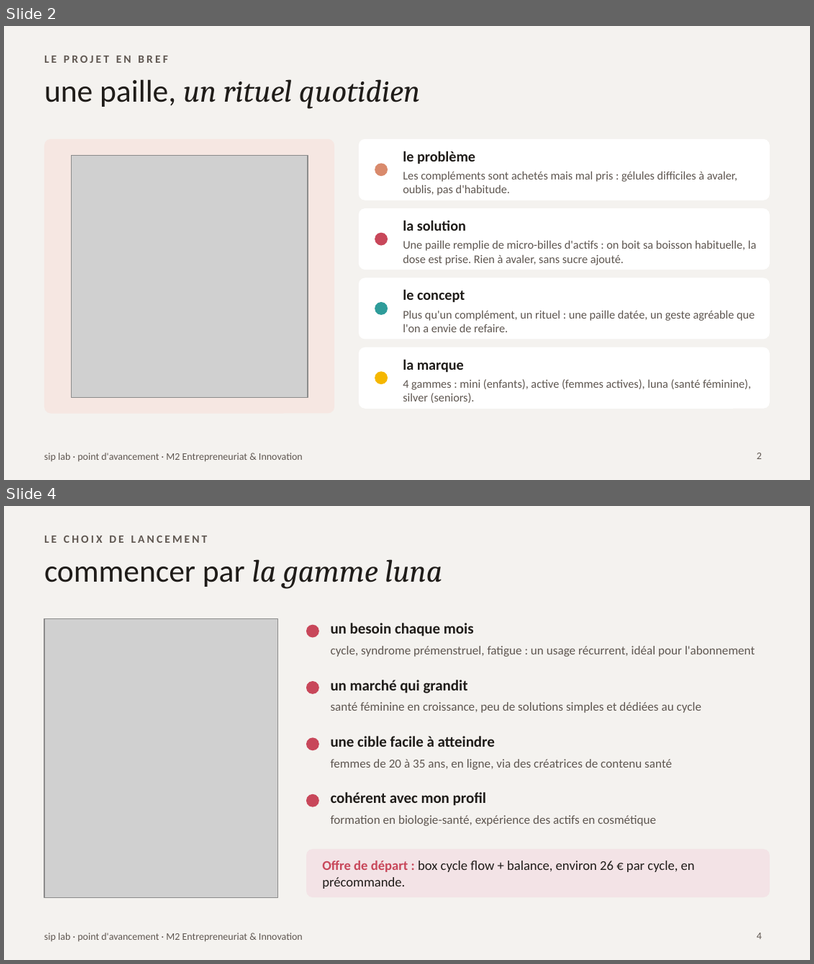
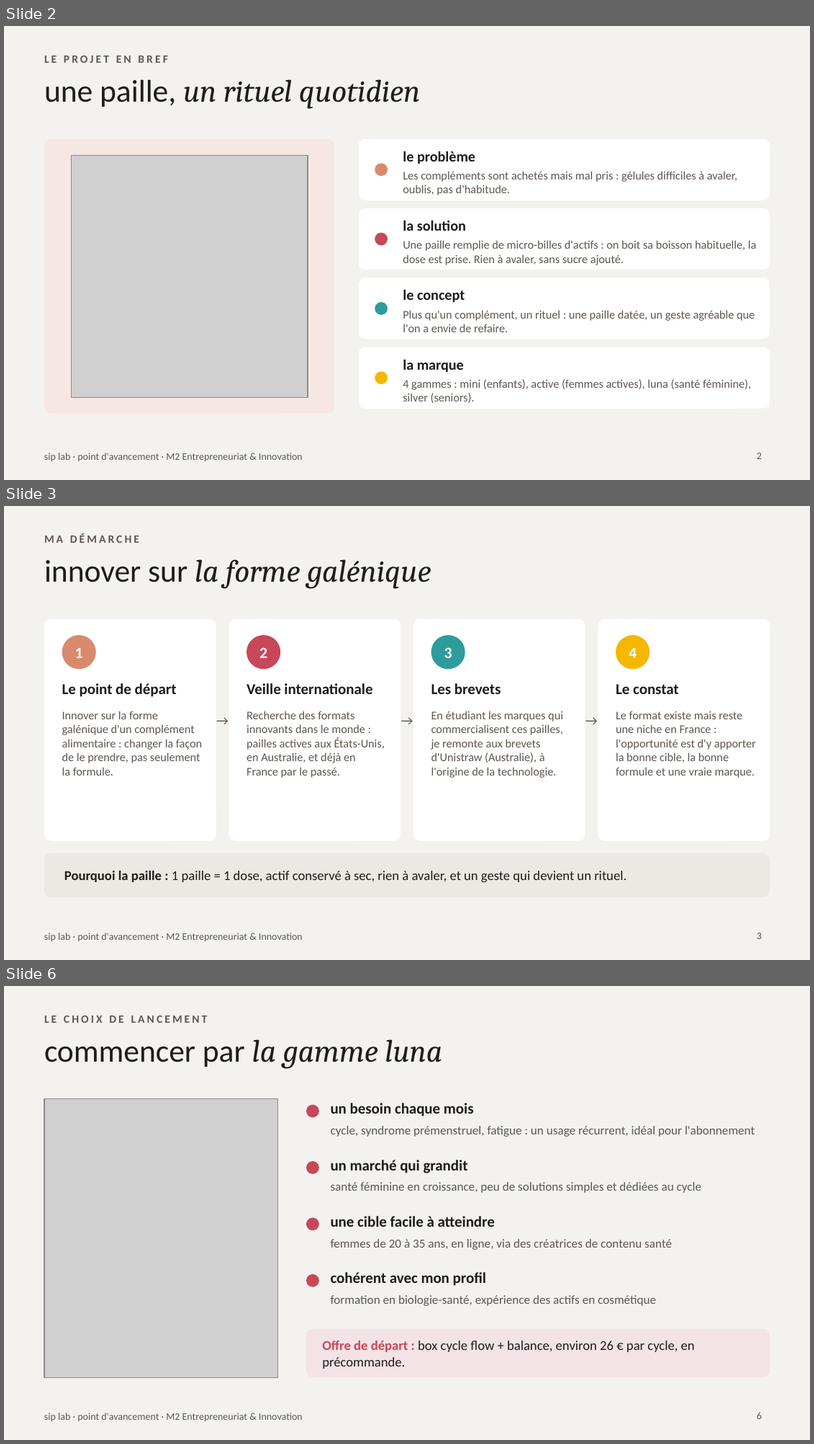
Before and after one commit to nisrine-max/mon-sitee, a slide deck: pitch/siplab-point-avancement-FR.pptx. Shown one above the other, each under a label of ours: slides 2 and 4 before the commit, slides 2, 3 and 6 after it; the slides between them are not shown. The pictures are 814x964 and 814x1444 pixels, drawn with LibreOffice and Linux fonts; fonts in the diff are those of the drawing; grey boxes stand for pictures. Boxes give left, top, right and bottom in pixels: in the first picture for what was removed or moved away, otherwise in the second. Text is boxed around its words. In the diff, an @@ line names an element or a change of style, - is before the commit and + after.

```diff
--- a/pitch/siplab-point-avancement-FR.pptx
+++ b/pitch/siplab-point-avancement-FR.pptx
@@ slide 3 added at (x1=4, y1=506, x2=810, y2=960), background #F4F2EF; not listed: 1 template element that a slide beside it also shows @@
@@ text added at (x1=44, y1=533, x2=139, y2=543), 10 pt, text #5E5650, bold @@
+MA DÉMARCHE
@@ title added at (x1=44, y1=559, x2=431, y2=589), 28 pt, text #1F1C19, italic @@
+innover sur la forme galénique
@@ rounded rectangle added at (x1=44, y1=619, x2=216, y2=841), fill #FFFFFF @@
@@ ellipse added at (x1=62, y1=635, x2=96, y2=669), fill #D98A6C @@
@@ rounded rectangle added at (x1=229, y1=619, x2=401, y2=841), fill #FFFFFF @@
@@ ellipse added at (x1=247, y1=635, x2=280, y2=669), fill #C8475A @@
@@ rounded rectangle added at (x1=414, y1=619, x2=586, y2=841), fill #FFFFFF @@
@@ ellipse added at (x1=432, y1=635, x2=466, y2=669), fill #2E9C9A @@
@@ rounded rectangle added at (x1=598, y1=619, x2=770, y2=841), fill #FFFFFF @@
@@ ellipse added at (x1=616, y1=635, x2=650, y2=669), fill #F5B700 @@
@@ text added at (x1=75, y1=648, x2=83, y2=658), 14 pt, text #FFFFFF, bold @@
+1
@@ text added at (x1=260, y1=647, x2=268, y2=658), 14 pt, text #FFFFFF, bold @@
+2
@@ text added at (x1=445, y1=647, x2=453, y2=658), 14 pt, text #FFFFFF, bold @@
+3
@@ text added at (x1=629, y1=648, x2=637, y2=658), 14 pt, text #FFFFFF, bold @@
+4
@@ text added at (x1=62, y1=683, x2=177, y2=697), 13.5 pt, text #1F1C19, bold @@
+Le point de départ
@@ text added at (x1=247, y1=683, x2=373, y2=694), 13.5 pt, text #1F1C19, bold @@
+Veille internationale
@@ text added at (x1=432, y1=683, x2=501, y2=694), 13.5 pt, text #1F1C19, bold @@
+Les brevets
@@ text added at (x1=616, y1=684, x2=679, y2=694), 13.5 pt, text #1F1C19, bold @@
+Le constat
@@ text added at (x1=62, y1=710, x2=202, y2=775), 10.5 pt, text #5E5650 @@
+Innover sur la forme galénique d'un complément alimentaire : changer la façon de le prendre, pas seulement la formule.
@@ text added at (x1=216, y1=712, x2=229, y2=736), 12 pt, text #5E5650 @@
+→
@@ text added at (x1=247, y1=710, x2=385, y2=777), 10.5 pt, text #5E5650 @@
+Recherche des formats innovants dans le monde : pailles actives aux États-Unis, en Australie, et déjà en France par le passé.
@@ text added at (x1=401, y1=712, x2=414, y2=736), 12 pt, text #5E5650 @@
+→
@@ text added at (x1=432, y1=710, x2=563, y2=777), 10.5 pt, text #5E5650 @@
+En étudiant les marques qui commercialisent ces pailles, je remonte aux brevets d'Unistraw (Australie), à l'origine de la technologie.
@@ text added at (x1=586, y1=712, x2=598, y2=736), 12 pt, text #5E5650 @@
+→
@@ text added at (x1=616, y1=711, x2=756, y2=777), 10.5 pt, text #5E5650 @@
+Le format existe mais reste une niche en France : l'opportunité est d'y apporter la bonne cible, la bonne formule et une vraie marque.
@@ rounded rectangle added at (x1=44, y1=853, x2=770, y2=897), fill #ECE8E3 @@
@@ text added at (x1=64, y1=870, x2=627, y2=882), 12 pt, text #1F1C19 @@
+Pourquoi la paille : 1 paille = 1 dose, actif conservé à sec, rien à avaler, et un geste qui devient un rituel.
@@ page number added at (x1=757, y1=932, x2=762, y2=939), 9 pt, text #5E5650 @@
+3
@@ what was slide 4 is now slide 6 @@
@@ page number at (x1=757, y1=1412, x2=762, y2=1419): text changed @@
-4
+6
```
Also in this commit, not shown: 7 slides changed, 2 other slides added, 1 slide removed.
